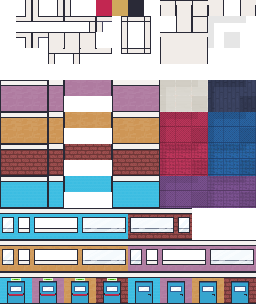
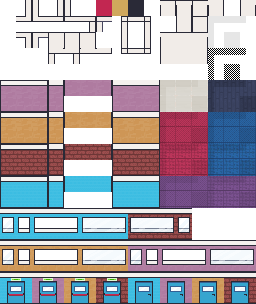
Layers edited between the first and the second 256x304 image:
added layer "Livello 40 copia 3" above "Livello 9" over [208, 48, 246, 80]
